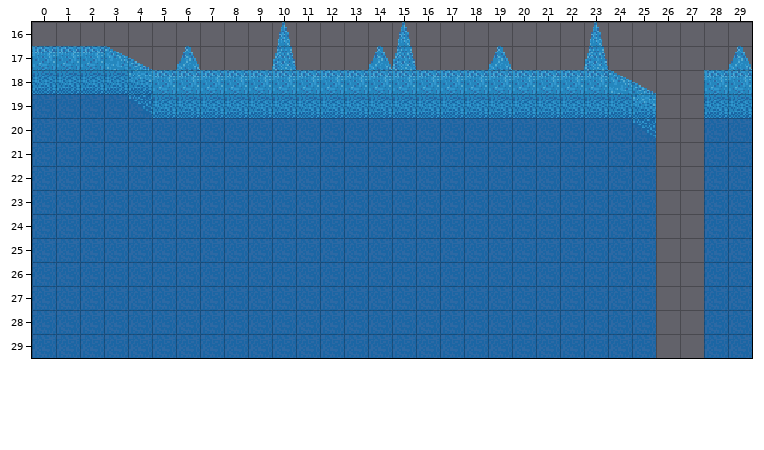
Tiled map (JSON): hbtl/assets/maps/ice/ice_1.tmj. The first picture shows the starting point.
Cells are 16x16 px. Shown: x 0..29, y 16..29.
Once edited:
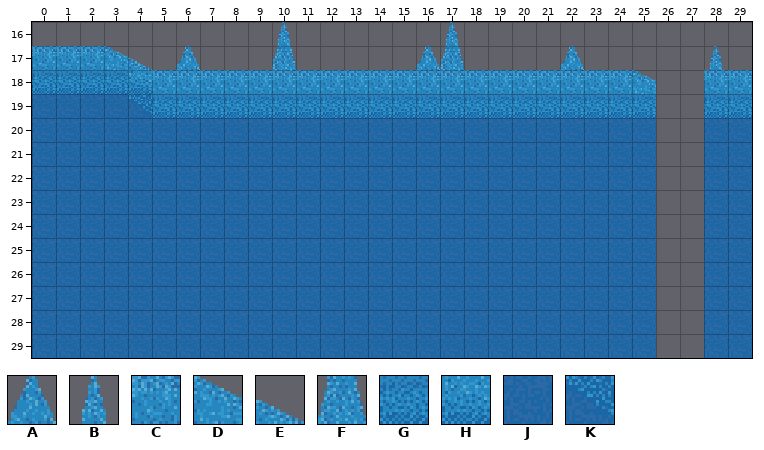
Key: from "ice": A 2, B 3, C 4, D 5, E 6, F 7, G 8, H 10, J 12, K 14.
_ is an empty cell.
Tiles replaced or removed in this view: A, B, D, E, F, H, K.
From old to new:
Changed rows in their new state; . is an unchanged cell.
Layer "walls":
first column x 24:
18 CD
19 .G
20 .J
Layer "obstacles":
first column x 14:
16 ._.B....._......
17 __AF._..A_....B_
Changed places in both pictures, as pixel boxes (x1, y1, x2, y2):
changed: (368, 22, 464, 70)
changed: (560, 22, 656, 138)
removed: (488, 46, 512, 70)
changed: (710, 46, 752, 70)
